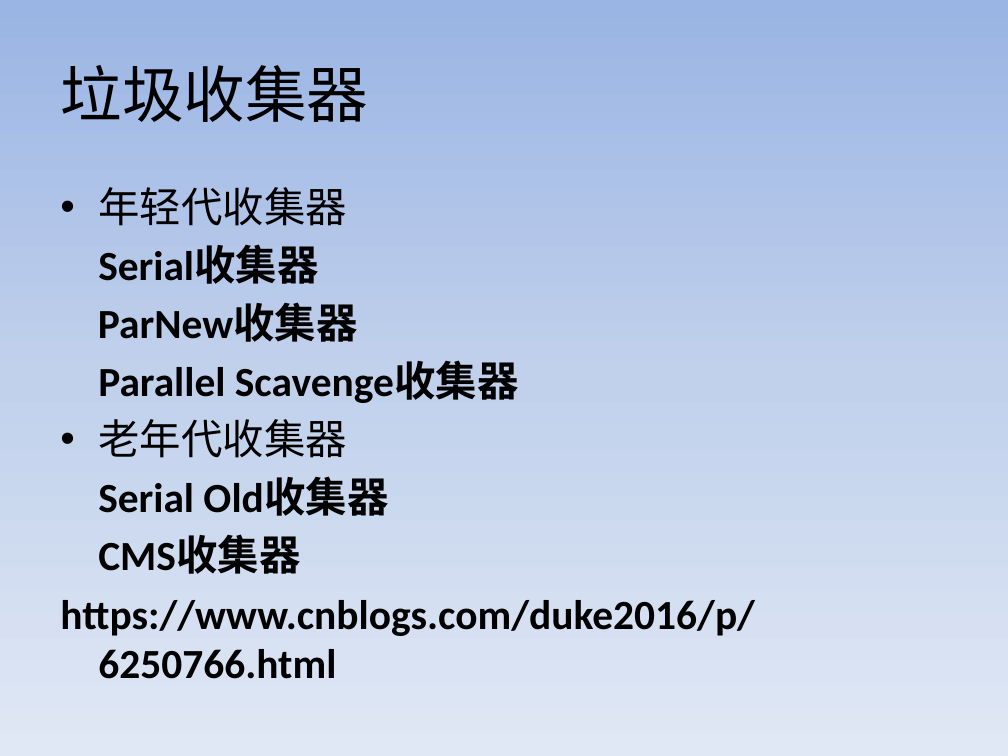
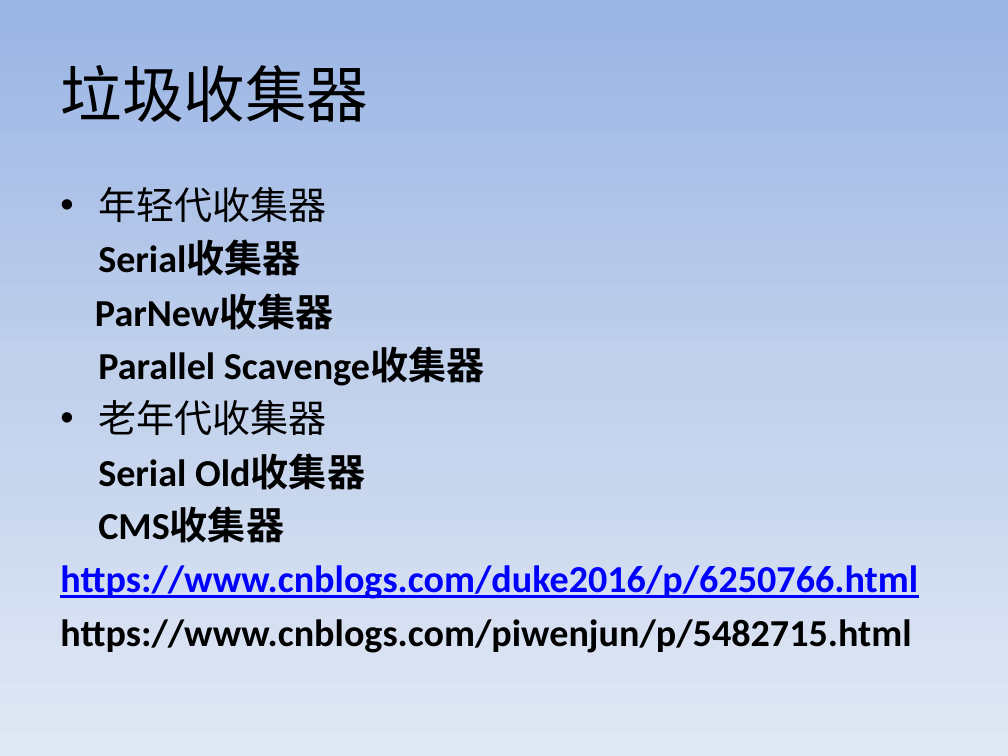
Before and after one commit to Aissue/myLearn, a slide deck: slide 4 of aboutGC/src/files/GC.pptx. Drawn at 1008x756 pixels with LibreOffice and Linux fonts; fonts in the diff are those of the drawing. Boxes give left, top, right and bottom in pixels: in the first picture for what was removed or moved away, otherwise in the second. Text is boxed around its words. In the diff, an @@ line names an element or a change of style, - is before the commit and + after.

```diff
--- a/aboutGC/src/files/GC.pptx
+++ b/aboutGC/src/files/GC.pptx
@@ text at (x1=60, y1=187, x2=918, y2=599): size 29.6 to 27.2 pt in "年轻代收集器", "Serial收集器", "ParNew收集器", "Parallel Scavenge收集器" and 4 more places; text colour #000000 to #0000FF, underline on in "https://www.cnblogs.com/duke2016/p/6250766.html" @@
@@ text at (x1=60, y1=619, x2=911, y2=653): paragraph added @@
+https://www.cnblogs.com/piwenjun/p/5482715.html
```
Also in this commit, not shown: 2 other slides changed, 1 slide added, 1 other file.
